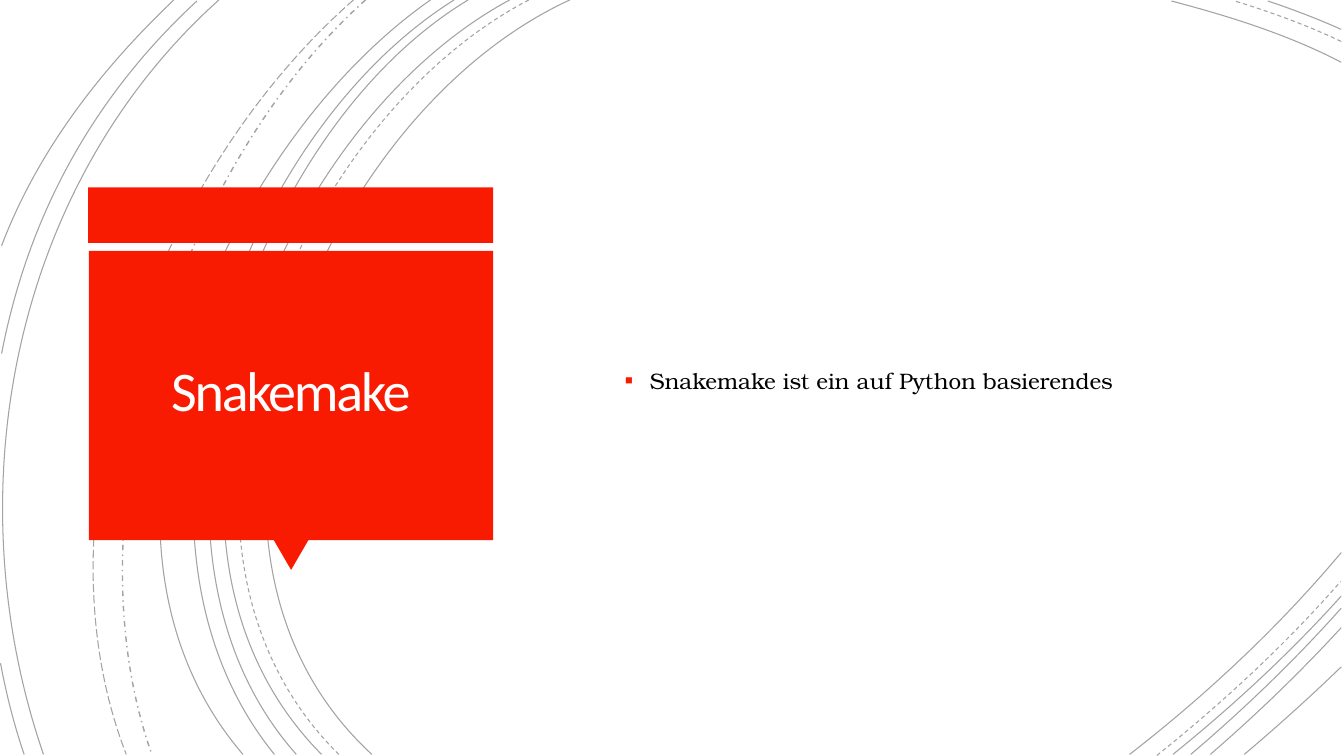
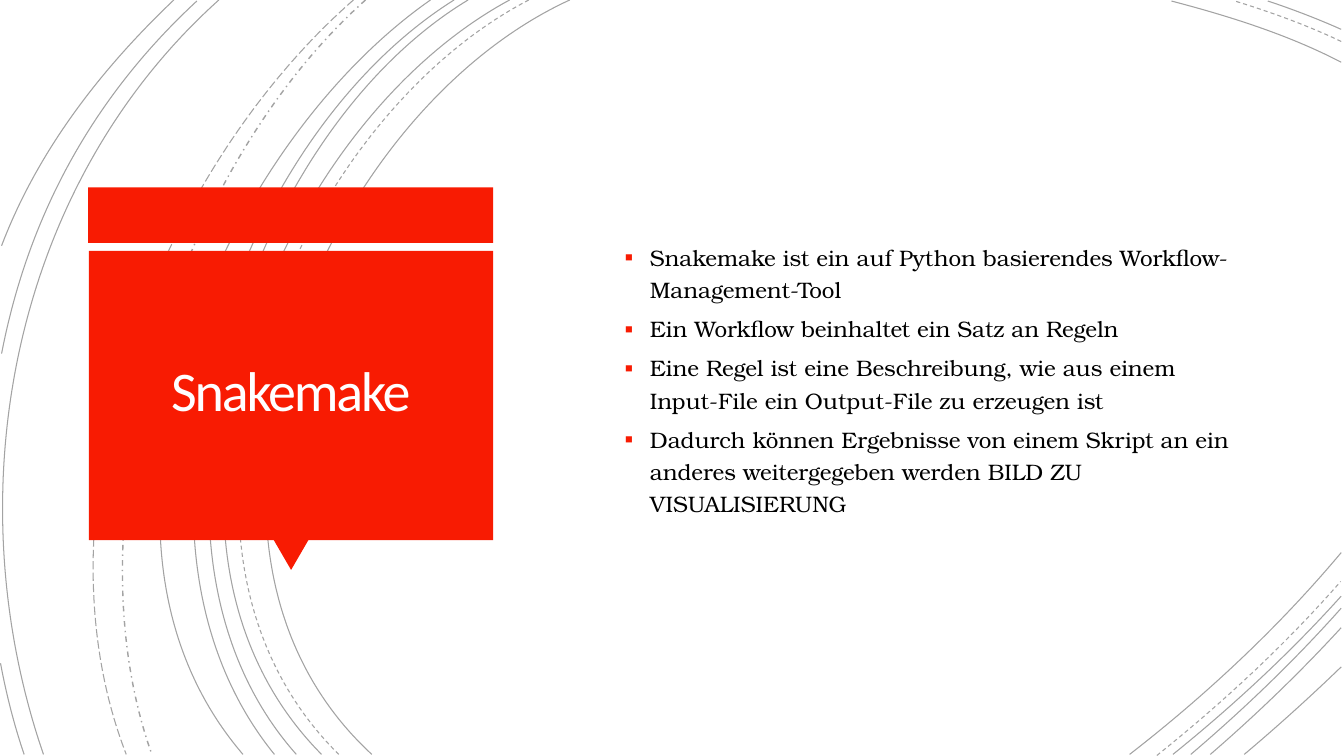
Before and after one commit to OstfriesenBI/PredmiRNA, a slide deck: slide 17 of presentation/projectpresentation.pptx (slide 12 before the commit). Drawn at 1344x756 pixels with LibreOffice and Linux fonts; fonts in the diff are those of the drawing. Boxes give left, top, right and bottom in pixels: in the first picture for what was removed or moved away, otherwise in the second. Text is boxed around its words. In the diff, an @@ line names an element or a change of style, - is before the commit and + after.

```diff
--- a/presentation/projectpresentation.pptx
+++ b/presentation/projectpresentation.pptx
@@ text at (650,249,1228,513): text changed @@
-  ▪ Snakemake ist ein auf Python basierendes
+  ▪ Snakemake ist ein auf Python basierendes Workflow-Management-Tool
+  ▪ Ein Workflow beinhaltet ein Satz an Regeln
+  ▪ Eine Regel ist eine Beschreibung, wie aus einem Input-File ein Output-File zu erzeugen ist
+  ▪ Dadurch können Ergebnisse von einem Skript an ein anderes weitergegeben werden BILD ZU VISUALISIERUNG
```
Also in this commit, not shown: 2 other slides changed, 10 slides added, 2 slides removed.
